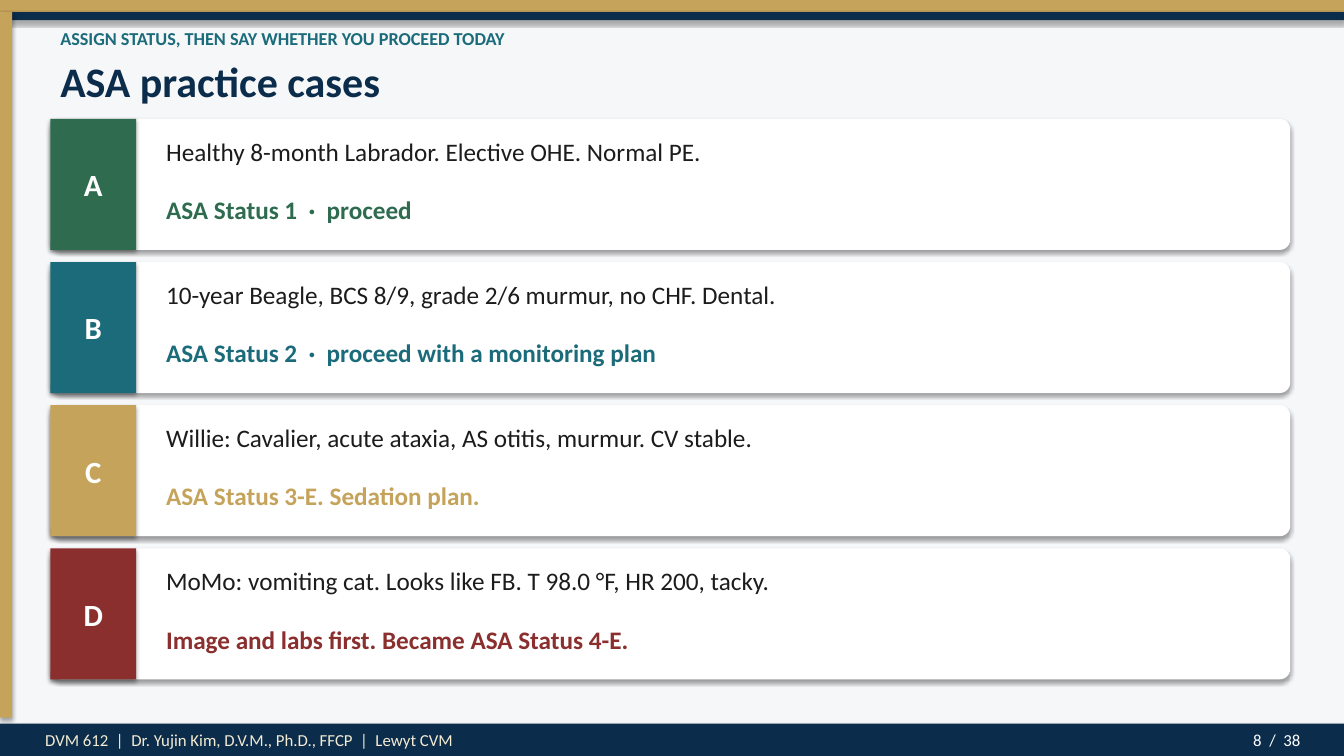
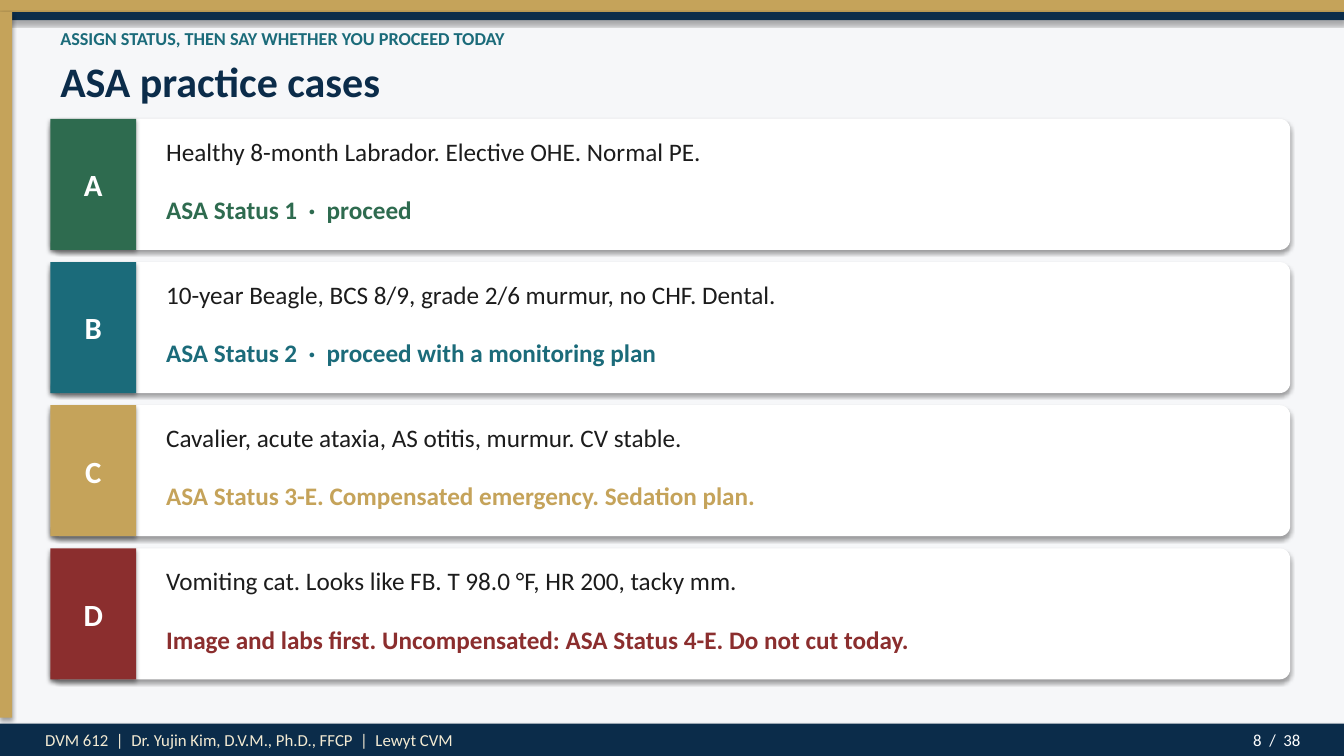
Before and after one commit to drkimvet/happycare, a slide deck: slide 8 of lectures/DVM-612_Week4_Preop_PatientPrep_Postop.pptx. Drawn at 1344x756 pixels with LibreOffice and Linux fonts; fonts in the diff are those of the drawing. Boxes give left, top, right and bottom in pixels: in the first picture for what was removed or moved away, otherwise in the second. Text is boxed around its words. In the diff, an @@ line names an element or a change of style, - is before the commit and + after.

```diff
--- a/lectures/DVM-612_Week4_Preop_PatientPrep_Postop.pptx
+++ b/lectures/DVM-612_Week4_Preop_PatientPrep_Postop.pptx
@@ text at (166, 429, 682, 450): text changed @@
-Willie: Cavalier, acute ataxia, AS otitis, murmur. CV stable.
+Cavalier, acute ataxia, AS otitis, murmur. CV stable.
@@ text at (166, 487, 755, 510): text changed @@
-ASA Status 3-E. Sedation plan.
+ASA Status 3-E. Compensated emergency. Sedation plan.
@@ text at (166, 572, 737, 595): text changed @@
-MoMo: vomiting cat. Looks like FB. T 98.0 °F, HR 200, tacky.
+Vomiting cat. Looks like FB. T 98.0 °F, HR 200, tacky mm.
@@ text at (166, 631, 909, 654): text changed @@
-Image and labs first. Became ASA Status 4-E.
+Image and labs first. Uncompensated: ASA Status 4-E. Do not cut today.
```
Also in this commit, not shown: 20 other slides changed, 7 other files.
